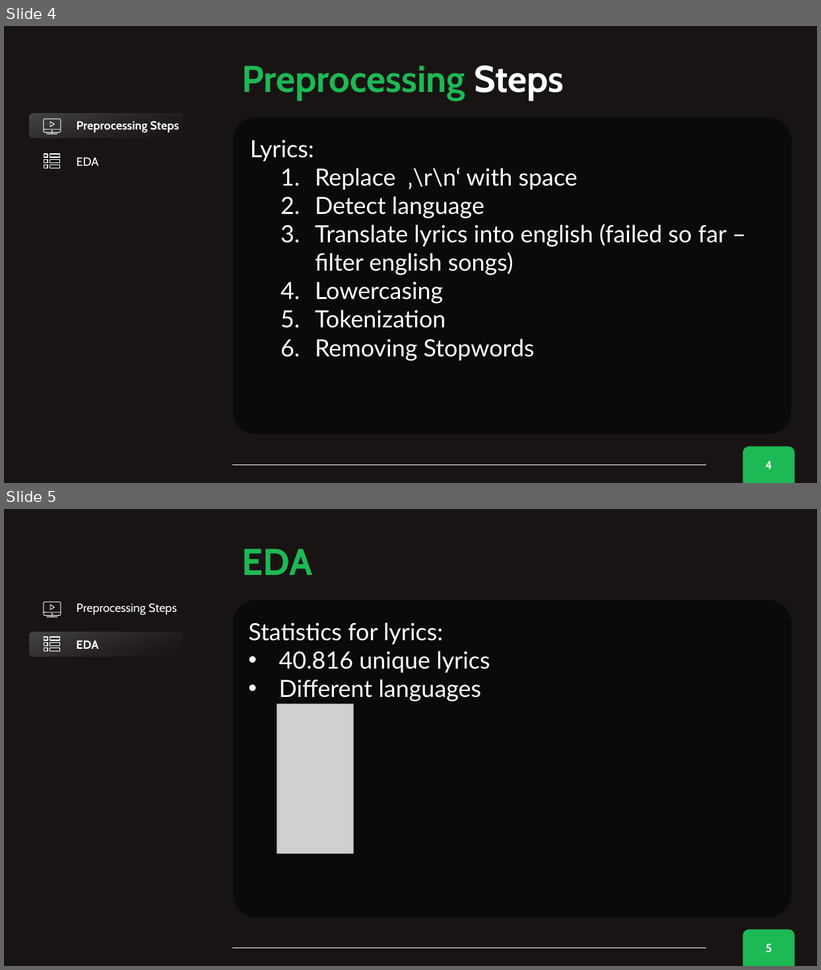
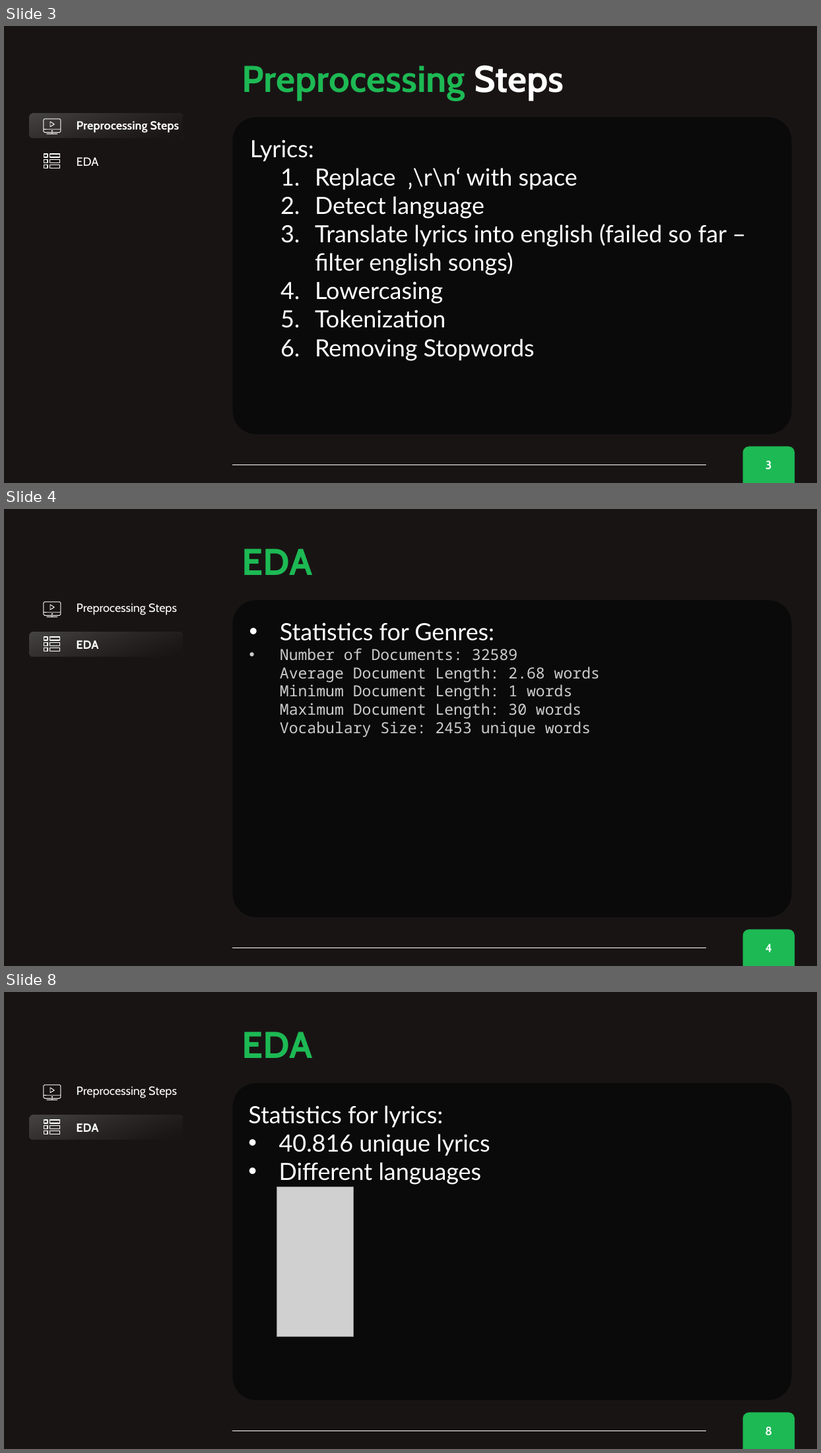
Before and after one commit to merve017/spotify_nlp, a slide deck: Presentations/Spotify NLP status 20231005.pptx. Shown one above the other, each under a label of ours: slides 4 and 5 before the commit, slides 3, 4 and 8 after it; the slides between them are not shown. The pictures are 821x970 and 821x1453 pixels, drawn with LibreOffice and Linux fonts; fonts in the diff are those of the drawing; grey boxes stand for pictures. Boxes give left, top, right and bottom in pixels: in the first picture for what was removed or moved away, otherwise in the second. Text is boxed around its words. In the diff, an @@ line names an element or a change of style, - is before the commit and + after.

```diff
--- a/Presentations/Spotify NLP status 20231005.pptx
+++ b/Presentations/Spotify NLP status 20231005.pptx
@@ slide 4 added at [4,509,817,966], background #191414; not listed: 3 template elements that a slide beside it also shows @@
@@ text added at [242,549,312,575], 44 pt, text #1DB954, bold @@
+EDA
@@ group added at [44,601,61,617]: 3 lines, 2 freeform shapes, 1 ellipse @@
@@ text added at [77,603,177,615], 14 pt, text #FFFFFF @@
+Preprocessing Steps
@@ rounded rectangle added at [233,601,792,918], fill #0A0A0B @@
@@ text added at [280,623,600,737], 18 pt, text #CCCCCC @@
+• Statistics for Genres:
+• Number of Documents: 32589
+  Average Document Length: 2.68 words
+  Minimum Document Length: 1 words
+  Maximum Document Length: 30 words
+  Vocabulary Size: 2453 unique words
@@ rounded rectangle added at [30,632,183,657], fill gradient #808080 to #191414, 14 pt, text #FFFFFF, bold @@
+EDA
@@ group added at [44,637,60,652]: 6 rectangles @@
@@ what was slide 4 is now slide 3 @@
@@ page number at [766,461,772,470]: text changed @@
-4
+3
@@ what was slide 5 is now slide 8 @@
@@ page number at [765,1427,772,1436]: text changed @@
-5
+8
```
Also in this commit, not shown: 2 slides changed, 2 other slides added.
